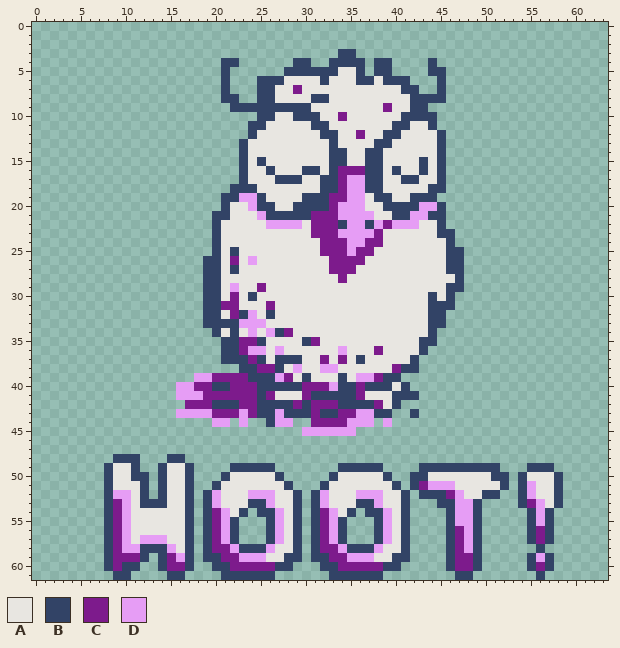
Pixel-art file: hoot.ase. Above is the file before it was changed.
64x62 pixels, 1 frame.
Visible layers, top first: "Text", "Character".
Palette (. is transparent): A #e8e6e1  B #324366  C #7d1b8c  D #e69df5
Pixels before (only the part around the change), first column x 0:
 0 ................................................................
 1 ................................................................
 2 ................................................................
 3 ..................................BB............................
 4 .....................BB......BB..BBBB.BB....B...................
 5 .....................B......BBBBBBAAB.BB....BB..................
 6 .....................B...BBBAAAABAAABBABBB...B..................
 7 .....................B...BBAACAAAAAAAAAAABB..B..................
 8 .....................BB..BBAAAABBAAAAAAAAABBBB..................
 9 ......................BBBBBBBBBAAAAAAAACAABB....................
10 .........................BBAABBBAACAAAAAABBBB...................
11 ........................BBAAAAABBAAAAAAABBAAB...................
12 ........................BAAAAAAABBAACAABBAAAAB..................
13 .......................BAAAAAAAAABAAAABBAAAAAB..................
14 .......................BAAAAAAAAABBAABBAAAAAAB..................
15 .......................BABAAAAAAABBAABBAAAABAB..................
16 .......................BAABAAABBABCCCBBABAABAB..................
17 .......................BAAABBBAABBCDDBBAABBAAB..................
18 ......................BBBAAAAAAABBCDDBBAAAAABB..................
19 .....................BBDDBAAAABBBCCDDABBAABBB...................
20 .....................BAADBBAABBBBCDDDAABBBBDDB..................
21 ....................BBAAADBBBBBCCCDDDDAABBDDBB..................
22 ....................BAAAAADDDDACCCBDDBDCDDDAAB..................
23 ....................BAAAAAAAAAACCCDDDDCAAAAAABB.................
24 ....................BAAAAAAAAAAACCCDDCCAAAAAAAB.................
25 ....................BABAAAAAAAAACCCDCCAAAAAAAABB................
26 ...................BBACADAAAAAAAACCCCAAAAAAAAABB................
27 ...................BBABAAAAAAAAAACCCAAAAAAAAAABB................
28 ...................BBAAAAAAAAAAAAACAAAAAAAAAAAAB................
29 ...................BBADAACAAAAAAAAAAAAAAAAAAAABB................
30 ...................BBACABAAAAAAAAAAAAAAAAAAABAB.................
31 ...................BBCCAAACAAAAAAAAAAAAAAAAABBB.................
32 ...................BBACBDABAAAAAAAAAAAAAAAAABB..................
33 ...................BBBBDDDAAAAAAAAAAAAAAAAAABB..................
34 ....................BABADADBCAAAAAAAAAAAAAAAB...................
35 .....................BBCCBAAAABCAAAAAAAAAAABB...................
36 .....................BBCDDADAAAAAADAAACAAAAB....................
37 .....................BBBCBABBBAACACABAAAAAB.....................
38 .......................BBCCBADAADDAAAAAACBB.....................
39 ..................DDCCCCBBBDCABAAABADDCBB.......................
40 ................DDCCBBCCCBBBBBCCCDBBCBBBAB......................
41 ................DDDCCCCCCBCAAACBBBBBCAAABBB.....................
42 .................CCCBBBCCBBBBCBCCCBBBBCAB.......................
43 ................DDDDCCCDCBBDBBBCBBCCDDBB..B.....................
44 ....................DD.D..BDD..CCCCDDD.D........................
45 ..............................DDDDDD............................
46 ................................................................
47 ................................................................
48 .........BBB...BB...............................................
49 ........BAAB..BAAB....BBBBB.......BBBBB....BBBBBBBBB...BBB......
50 ........BAABB.BAAB...BAAAAAB.....BAAAAAB..BBAAAAAAABB.BAAAB.....
51 ........BAAAB.BAAB..BAAAAAAAB...BAAAAAAAB.BCDDDAAAAAB.BDAAB.....
52 ........BDDAB.BAAB.BDAAADDDAAB.BDAAADDDAAB.BBBCDAABB..BDAAB.....
53 ........BCDABBBAAB.BDAAABBDAAB.BDAAABBDAAB...BBDDB....BCDAB.....
54 ........BCDAAAAAAB.BCDAB.BBDAB.BCDAB.BBDAB....BDDB.....BDB......
55 ........BCDAAAAAAB.BCDB...BDAB.BCDB...BDAB....BDDB.....BDB......
56 ........BCDAAAAAAB.BCDB...BDAB.BCDB...BDAB....BCDB.....BCB......
57 ........BCDADDDAAB.BCDB...BDAB.BCDB...BDAB....BCDB.....BCB......
58 ........BCDDBBBDAB.BCCDBBBDAAB.BCCDBBBDAAB....BCDB......B.......
59 ........BCCCB.BCDB.BBCCDDDAABB.BBCCDDDAABB....BCCB.....BDB......
60 ........BCBB..BCCB..BBCCCCCBB...BBCCCCCBB.....BCCB.....BCB......
61 .........BB....BB....BBBBBB......BBBBBB........BB.......B.......
The same view after the edit:
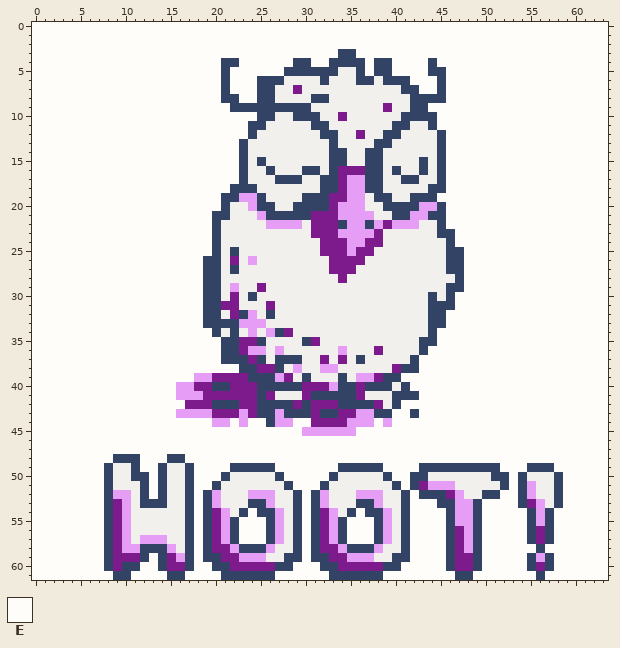
Colours new in this view: E #fffdfa
Log entry: Update brightness a bit on logo
Change:
layer "Background" now shown
colour A: #e8e6e1 -> #f2f0ed
Changed rows in their new state; - is a pixel that keeps its letter.
Layer "Background":
first column x 0:
 0 EEEEEEEEEEEEEEEEEEEEEEEEEEEEEEEEEEEEEEEEEEEEEEEEEEEEEEEEEEEEEEEE
 1 EEEEEEEEEEEEEEEEEEEEEEEEEEEEEEEEEEEEEEEEEEEEEEEEEEEEEEEEEEEEEEEE
 2 EEEEEEEEEEEEEEEEEEEEEEEEEEEEEEEEEEEEEEEEEEEEEEEEEEEEEEEEEEEEEEEE
 3 EEEEEEEEEEEEEEEEEEEEEEEEEEEEEEEEEE--EEEEEEEEEEEEEEEEEEEEEEEEEEEE
 4 EEEEEEEEEEEEEEEEEEEEE--EEEEEE--EE----E--EEEE-EEEEEEEEEEEEEEEEEEE
 5 EEEEEEEEEEEEEEEEEEEEE-EEEEEE---------E--EEEE--EEEEEEEEEEEEEEEEEE
 6 EEEEEEEEEEEEEEEEEEEEE-EEE-----------------EEE-EEEEEEEEEEEEEEEEEE
 7 EEEEEEEEEEEEEEEEEEEEE-EEE------------------EE-EEEEEEEEEEEEEEEEEE
 8 EEEEEEEEEEEEEEEEEEEEE--EE---------------------EEEEEEEEEEEEEEEEEE
 9 EEEEEEEEEEEEEEEEEEEEEE----------------------EEEEEEEEEEEEEEEEEEEE
10 EEEEEEEEEEEEEEEEEEEEEEEEE--------------------EEEEEEEEEEEEEEEEEEE
11 EEEEEEEEEEEEEEEEEEEEEEEE---------------------EEEEEEEEEEEEEEEEEEE
12 EEEEEEEEEEEEEEEEEEEEEEEE----------------------EEEEEEEEEEEEEEEEEE
13 EEEEEEEEEEEEEEEEEEEEEEE-----------------------EEEEEEEEEEEEEEEEEE
14 EEEEEEEEEEEEEEEEEEEEEEE-----------------------EEEEEEEEEEEEEEEEEE
15 EEEEEEEEEEEEEEEEEEEEEEE-----------------------EEEEEEEEEEEEEEEEEE
16 EEEEEEEEEEEEEEEEEEEEEEE-----------------------EEEEEEEEEEEEEEEEEE
17 EEEEEEEEEEEEEEEEEEEEEEE-----------------------EEEEEEEEEEEEEEEEEE
18 EEEEEEEEEEEEEEEEEEEEEE------------------------EEEEEEEEEEEEEEEEEE
19 EEEEEEEEEEEEEEEEEEEEE------------------------EEEEEEEEEEEEEEEEEEE
20 EEEEEEEEEEEEEEEEEEEEE-------------------------EEEEEEEEEEEEEEEEEE
21 EEEEEEEEEEEEEEEEEEEE--------------------------EEEEEEEEEEEEEEEEEE
22 EEEEEEEEEEEEEEEEEEEE--------------------------EEEEEEEEEEEEEEEEEE
23 EEEEEEEEEEEEEEEEEEEE---------------------------EEEEEEEEEEEEEEEEE
24 EEEEEEEEEEEEEEEEEEEE---------------------------EEEEEEEEEEEEEEEEE
25 EEEEEEEEEEEEEEEEEEEE----------------------------EEEEEEEEEEEEEEEE
26 EEEEEEEEEEEEEEEEEEE-----------------------------EEEEEEEEEEEEEEEE
27 EEEEEEEEEEEEEEEEEEE-----------------------------EEEEEEEEEEEEEEEE
28 EEEEEEEEEEEEEEEEEEE-----------------------------EEEEEEEEEEEEEEEE
29 EEEEEEEEEEEEEEEEEEE-----------------------------EEEEEEEEEEEEEEEE
30 EEEEEEEEEEEEEEEEEEE----------------------------EEEEEEEEEEEEEEEEE
31 EEEEEEEEEEEEEEEEEEE----------------------------EEEEEEEEEEEEEEEEE
32 EEEEEEEEEEEEEEEEEEE---------------------------EEEEEEEEEEEEEEEEEE
33 EEEEEEEEEEEEEEEEEEE---------------------------EEEEEEEEEEEEEEEEEE
34 EEEEEEEEEEEEEEEEEEEE-------------------------EEEEEEEEEEEEEEEEEEE
35 EEEEEEEEEEEEEEEEEEEEE------------------------EEEEEEEEEEEEEEEEEEE
36 EEEEEEEEEEEEEEEEEEEEE-----------------------EEEEEEEEEEEEEEEEEEEE
37 EEEEEEEEEEEEEEEEEEEEE----------------------EEEEEEEEEEEEEEEEEEEEE
38 EEEEEEEEEEEEEEEEEEEEEEE--------------------EEEEEEEEEEEEEEEEEEEEE
39 EEEEEEEEEEEEEEEEEE-----------------------EEEEEEEEEEEEEEEEEEEEEEE
40 EEEEEEEEEEEEEEEE--------------------------EEEEEEEEEEEEEEEEEEEEEE
41 EEEEEEEEEEEEEEEE---------------------------EEEEEEEEEEEEEEEEEEEEE
42 EEEEEEEEEEEEEEEEE------------------------EEEEEEEEEEEEEEEEEEEEEEE
43 EEEEEEEEEEEEEEEE------------------------EE-EEEEEEEEEEEEEEEEEEEEE
44 EEEEEEEEEEEEEEEEEEEE--E-EE---EE-------E-EEEEEEEEEEEEEEEEEEEEEEEE
45 EEEEEEEEEEEEEEEEEEEEEEEEEEEEEE------EEEEEEEEEEEEEEEEEEEEEEEEEEEE
46 EEEEEEEEEEEEEEEEEEEEEEEEEEEEEEEEEEEEEEEEEEEEEEEEEEEEEEEEEEEEEEEE
47 EEEEEEEEEEEEEEEEEEEEEEEEEEEEEEEEEEEEEEEEEEEEEEEEEEEEEEEEEEEEEEEE
48 EEEEEEEEE---EEE--EEEEEEEEEEEEEEEEEEEEEEEEEEEEEEEEEEEEEEEEEEEEEEE
49 EEEEEEEE----EE----EEEE-----EEEEEEE-----EEEE---------EEE---EEEEEE
50 EEEEEEEE-----E----EEE-------EEEEE-------EE-----------E-----EEEEE
51 EEEEEEEE-----E----EE---------EEE---------E-----------E-----EEEEE
52 EEEEEEEE-----E----E-----------E-----------E---------EE-----EEEEE
53 EEEEEEEE----------E-----------E-----------EEE-----EEEE-----EEEEE
54 EEEEEEEE----------E-----E-----E-----E-----EEEE----EEEEE---EEEEEE
55 EEEEEEEE----------E----EEE----E----EEE----EEEE----EEEEE---EEEEEE
56 EEEEEEEE----------E----EEE----E----EEE----EEEE----EEEEE---EEEEEE
57 EEEEEEEE----------E----EEE----E----EEE----EEEE----EEEEE---EEEEEE
58 EEEEEEEE----------E-----------E-----------EEEE----EEEEEE-EEEEEEE
59 EEEEEEEE-----E----E-----------E-----------EEEE----EEEEE---EEEEEE
60 EEEEEEEE----EE----EE---------EEE---------EEEEE----EEEEE---EEEEEE
61 EEEEEEEEE--EEEE--EEEE------EEEEEE------EEEEEEEE--EEEEEEE-EEEEEEE
Pixel boxes of the changes (left, top, right, bottom) in both pictures:
changed: (32, 22, 608, 580)
